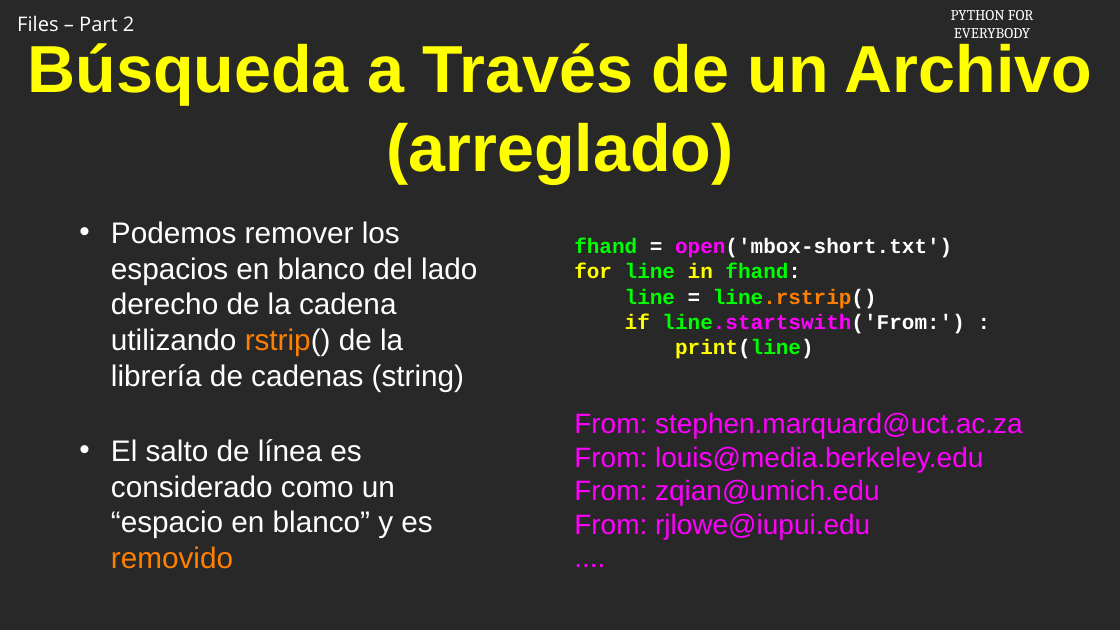
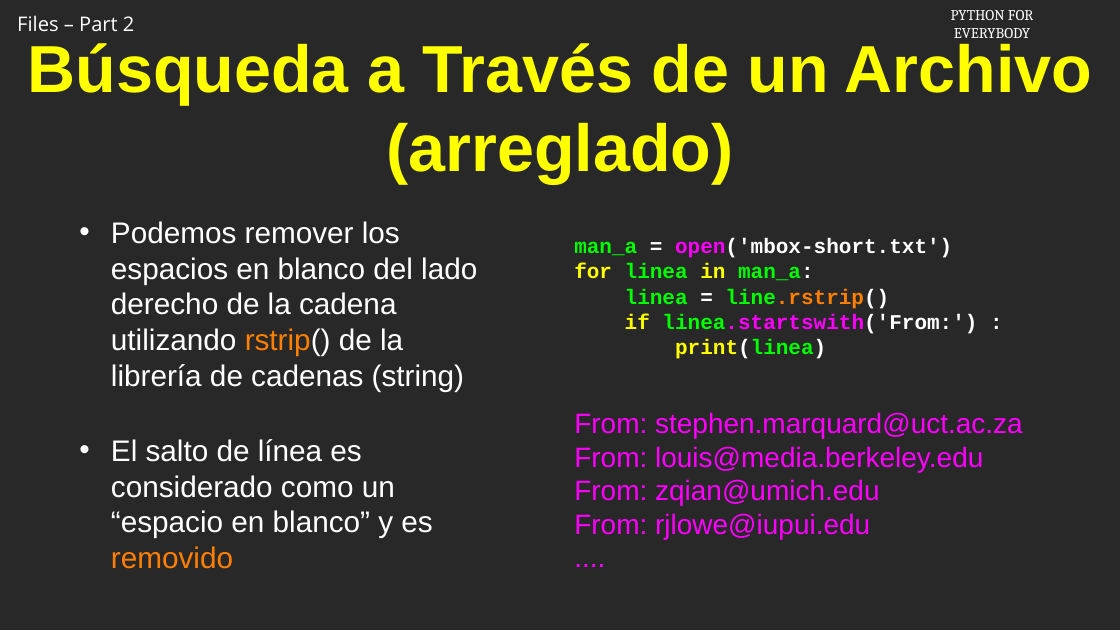
Before and after one commit to csev/py4e, a slide deck: slide 7 of ai/7.2.pptx. Drawn at 1120x630 pixels with LibreOffice and Linux fonts; fonts in the diff are those of the drawing; background and template pictures are left out. Boxes give left, top, right and bottom in pixels: in the first picture for what was removed or moved away, otherwise in the second. Text is boxed around its words. In the diff, an @@ line names an element or a change of style, - is before the commit and + after.

```diff
--- a/ai/7.2.pptx
+++ b/ai/7.2.pptx
@@ text at (574,238,977,359): text changed @@
-fhand = open('mbox-short.txt')
-for line in fhand:
-line = line.rstrip()
-if line.startswith('From:') :
-print(line)
+man_a = open('mbox-short.txt')
+for linea in man_a:
+linea = line.rstrip()
+if linea.startswith('From:') :
+print(linea)
```
Also in this commit, not shown: 3 other slides changed, 1 other file.
